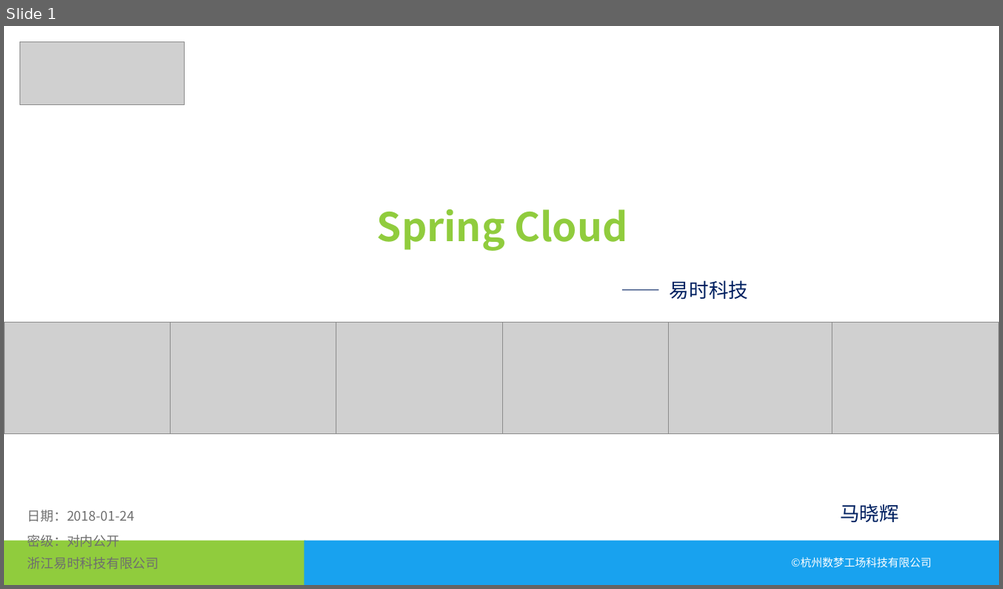
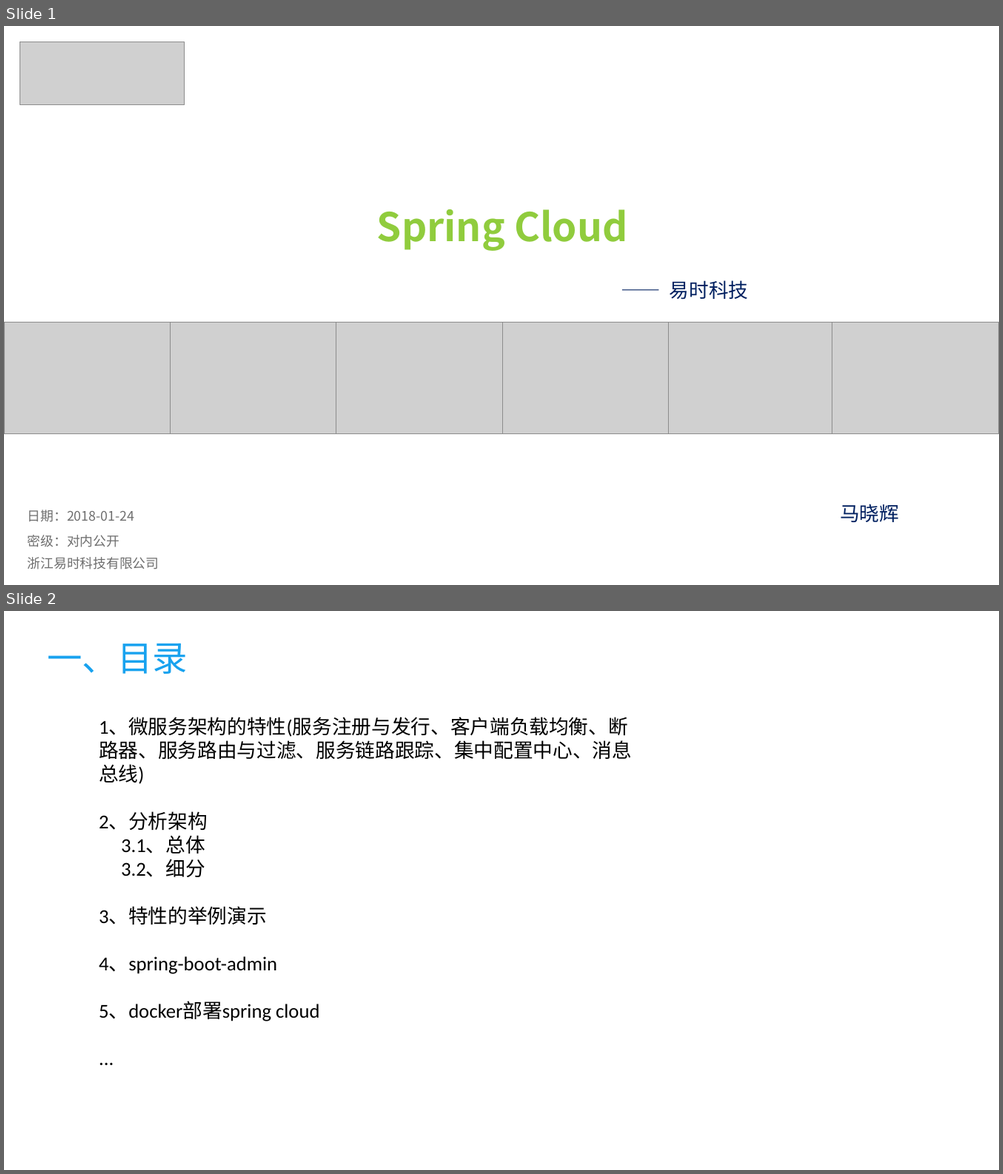
Before and after one commit to kuailewangzi1212/docs, a slide deck: spring cloud/spring cloud.pptx. Shown one above the other, each under a label of ours: slide 1 before the commit, slides 1 and 2 after it. The pictures are 1003x589 and 1003x1174 pixels, drawn with LibreOffice and Linux fonts; fonts in the diff are those of the drawing; grey boxes stand for pictures; background and template pictures are left out. Boxes give left, top, right and bottom in pixels: in the first picture for what was removed or moved away, otherwise in the second. Text is boxed around its words. In the diff, an @@ line names an element or a change of style, - is before the commit and + after.

```diff
--- a/spring cloud/spring cloud.pptx
+++ b/spring cloud/spring cloud.pptx
@@ slide 2 added at bbox=[4, 611, 999, 1170], background #FFFFFF @@
@@ title added at bbox=[48, 643, 188, 674], 32 pt, text #18A2EF @@
+一、目录
@@ text added at bbox=[99, 718, 632, 1022], 18 pt, text #000000 @@
+1、微服务架构的特性(服务注册与发行、客户端负载均衡、断路器、服务路由与过滤、服务链路跟踪、集中配置中心、消息总线)
+2、分析架构
+3.1、总体
+3.2、细分
+3、特性的举例演示
+4、spring-boot-admin
+5、docker部署spring cloud
+...
@@ slide 1 changed as well @@
@@ rectangle removed at bbox=[4, 540, 305, 585] @@
@@ rectangle removed at bbox=[304, 540, 999, 585] @@
@@ text removed at bbox=[791, 557, 930, 568] @@
-©杭州数梦工场科技有限公司
```
Also in this commit, not shown: 23 other slides changed, 2 other slides added, 1 slide removed, 5 other files.
